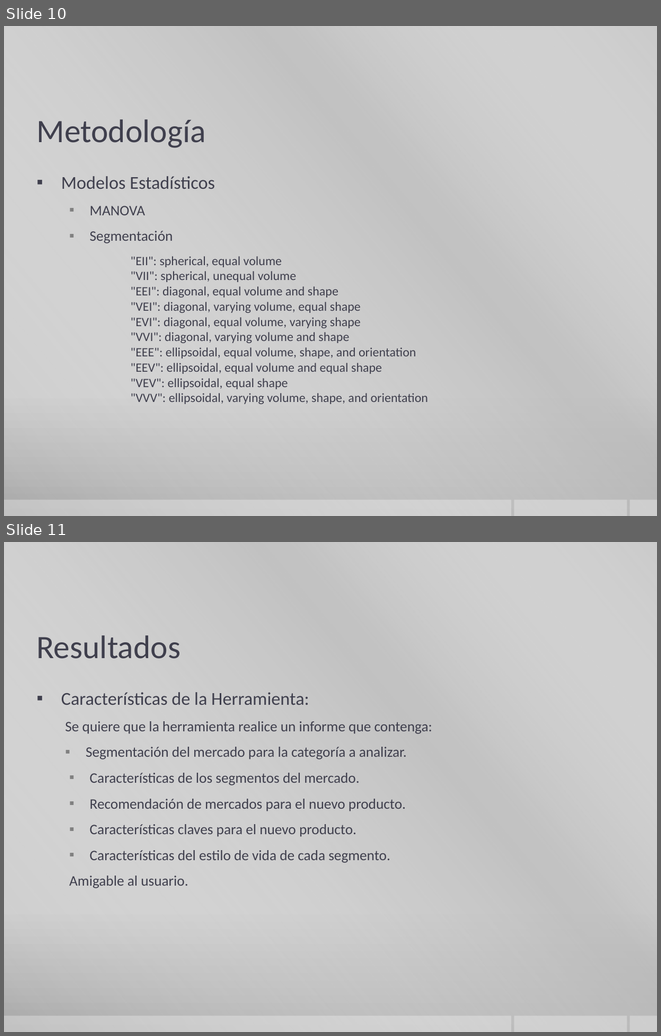
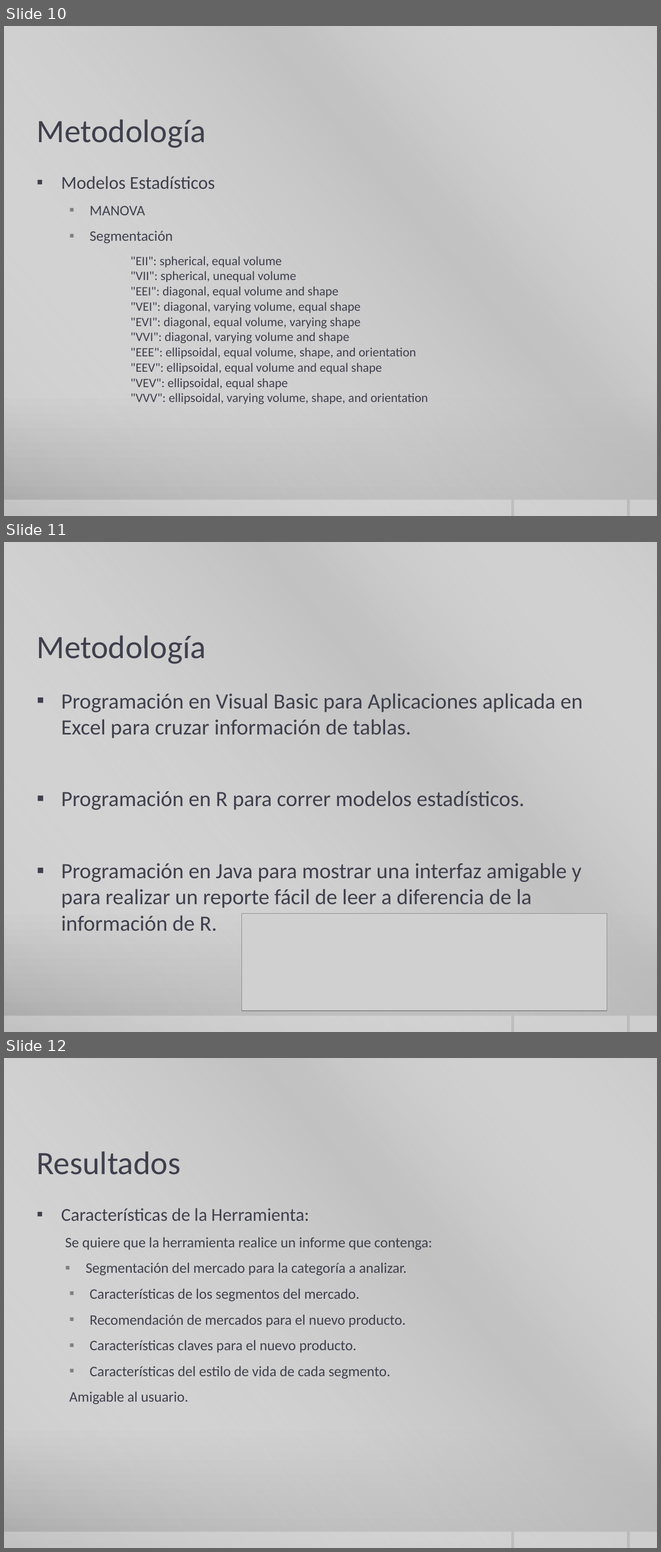
Before and after one commit to juancamilo87/segmart, a slide deck: SegMart/docs/Presentación Sustentación.pptx. Shown one above the other, each under a label of ours: slides 10 and 11 before the commit, slides 10, 11 and 12 after it. The pictures are 661x1036 and 661x1552 pixels, drawn with LibreOffice and Linux fonts; fonts in the diff are those of the drawing; grey boxes stand for pictures; background and template pictures are left out. Boxes give left, top, right and bottom in pixels: in the first picture for what was removed or moved away, otherwise in the second. Text is boxed around its words. In the diff, an @@ line names an element or a change of style, - is before the commit and + after.

```diff
--- a/SegMart/docs/Presentación Sustentación.pptx
+++ b/SegMart/docs/Presentación Sustentación.pptx
@@ slide 11 added at [4,542,657,1032], background gradient #CBCBCB to #C8C8C8 to #A7A7A7; not listed: 4 template elements that a slide beside it also shows @@
@@ title added at [37,635,206,664], 36 pt, text #3F3F4D @@
+Metodología
@@ text added at [61,693,583,930], 24 pt, text #3F3F4D @@
+▪ Programación en Visual Basic para Aplicaciones aplicada en Excel para cruzar información de tablas.
+▪ Programación en R para correr modelos estadísticos.
+▪ Programación en Java para mostrar una interfaz amigable y para realizar un reporte fácil de leer a diferencia de la información de R.
@@ picture added at [241,914,607,1011] @@
@@ what was slide 11 is now slide 12 @@
```
Also in this commit, not shown: 1 slide changed.
